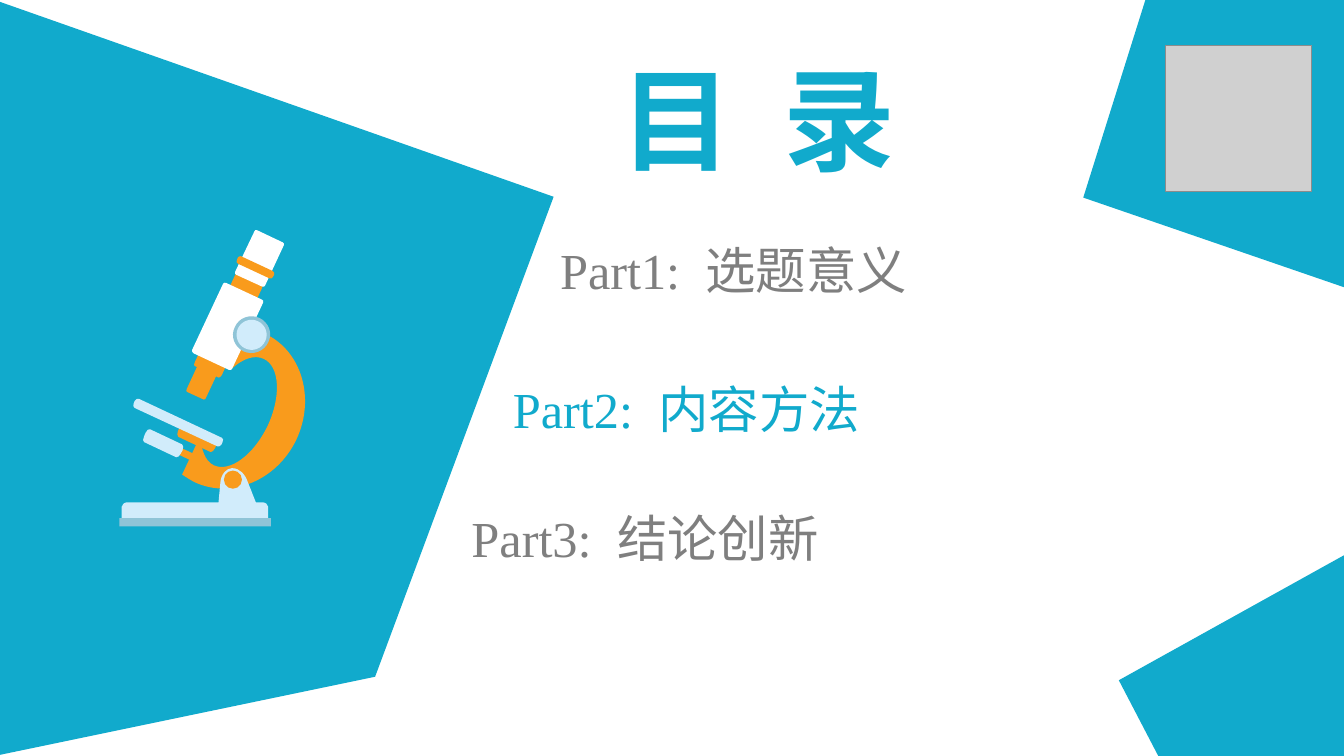
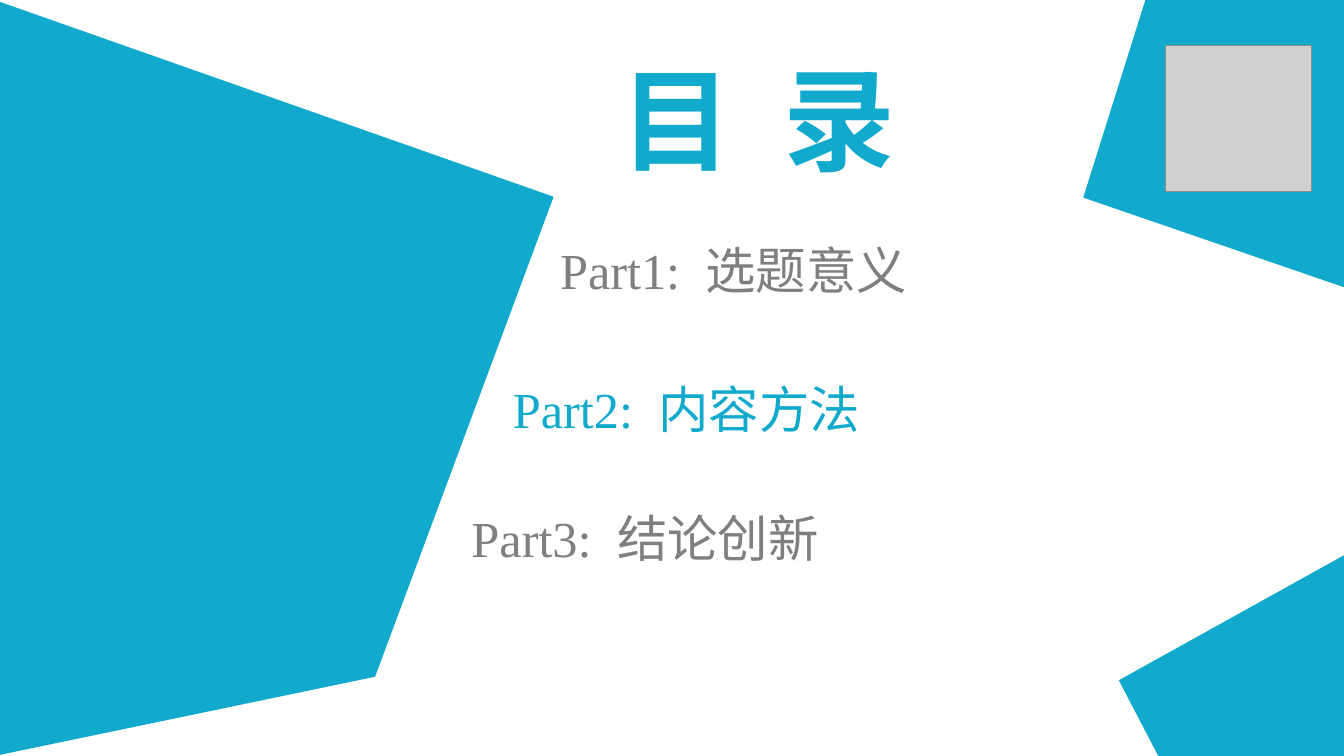
Before and after one commit to RyanWangg/FinalPaper, a slide deck: slide 6 of 毕业论文答辩展示.ppt. Drawn at 1344x756 pixels with LibreOffice and Linux fonts; fonts in the diff are those of the drawing; grey boxes stand for pictures; background and template pictures are left out. Boxes give left, top, right and bottom in pixels: in the first picture for what was removed or moved away, otherwise in the second. Text is boxed around its words. In the diff, an @@ line names an element or a change of style, - is before the commit and + after.

```diff
--- a/毕业论文答辩展示.ppt
+++ b/毕业论文答辩展示.ppt
@@ group removed at (119, 230, 315, 526): 14 freeform shapes, 1 rectangle, 1 ellipse @@
```
Also in this commit, not shown: 3 other slides changed.
